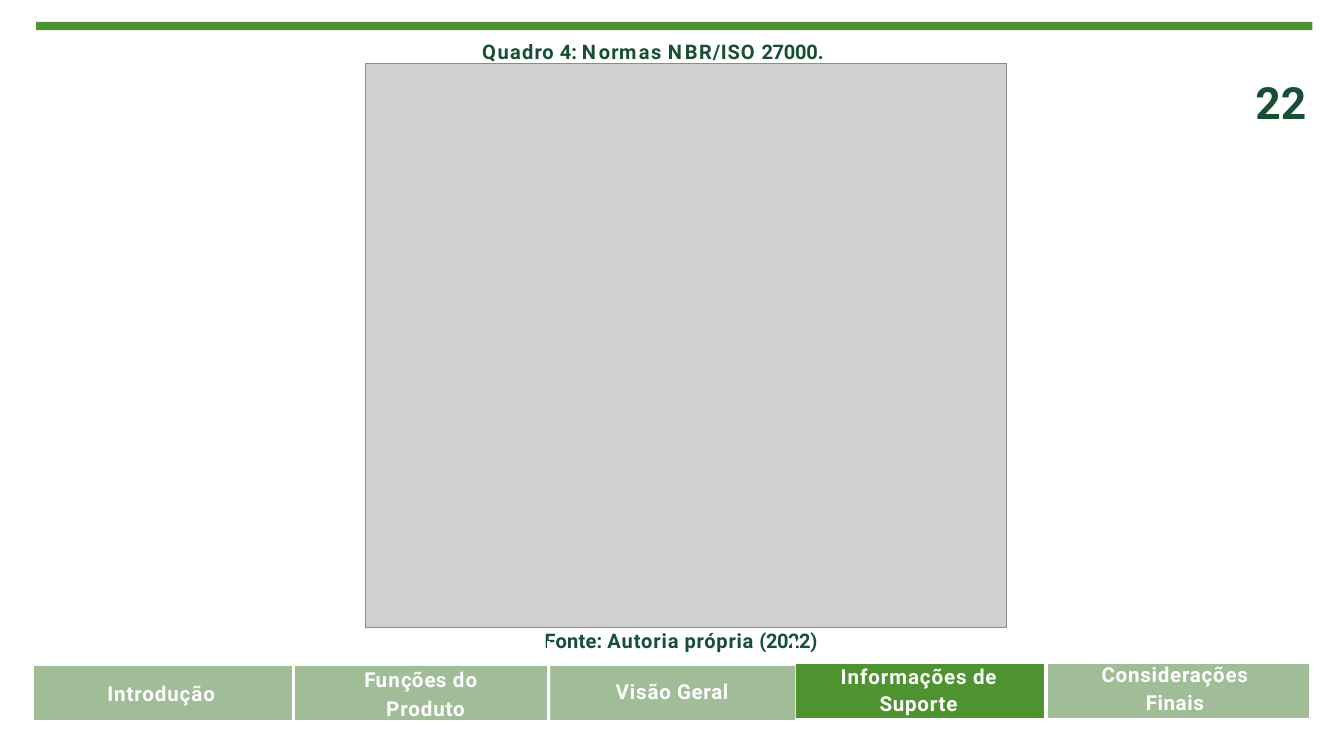
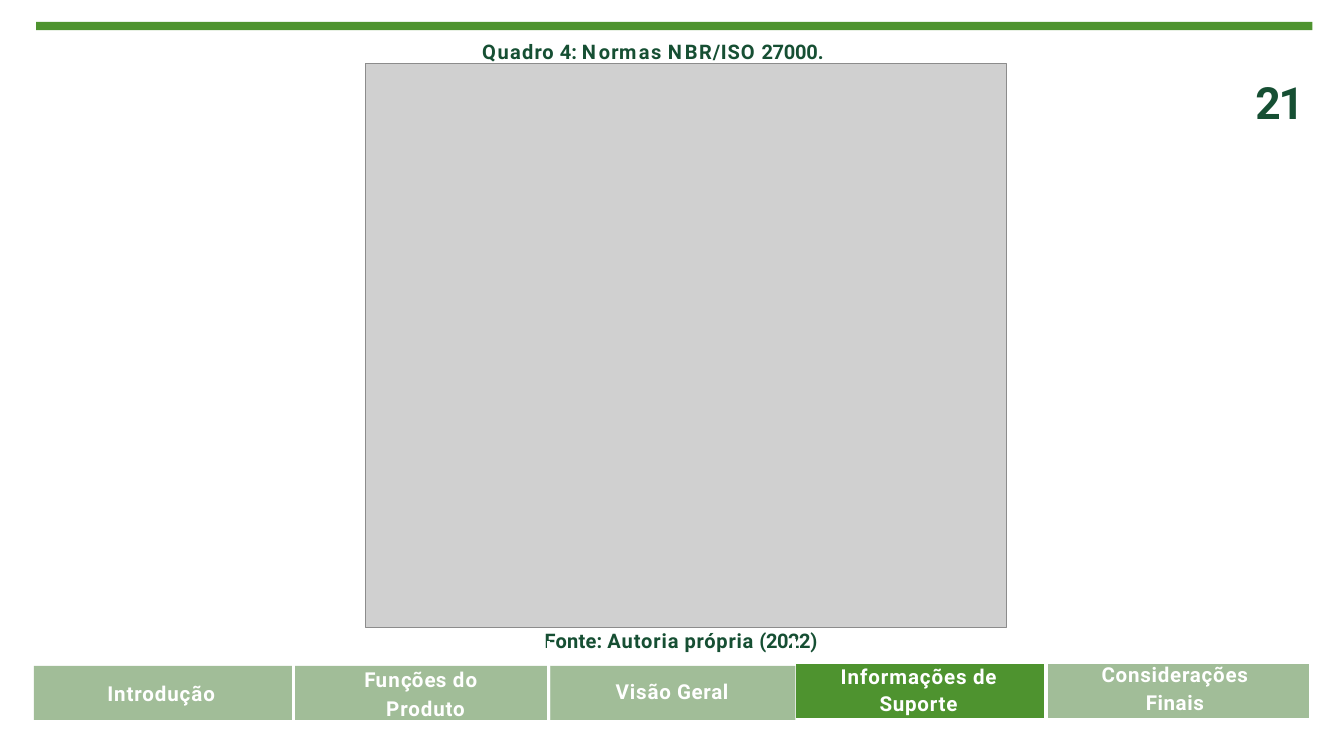
Before and after one commit to MuriloAltoe/PI-DSM-1Sem-Grupo2, a slide deck: slide 21 of Desenvolvimento de Software Multiplataforma Projeto Integrador.pptx (slide 22 before the commit). Drawn at 1344x756 pixels with LibreOffice and Linux fonts; fonts in the diff are those of the drawing; grey boxes stand for pictures. Boxes give left, top, right and bottom in pixels: in the first picture for what was removed or moved away, otherwise in the second. Text is boxed around its words. In the diff, an @@ line names an element or a change of style, - is before the commit and + after.

```diff
--- a/Desenvolvimento de Software Multiplataforma Projeto Integrador.pptx
+++ b/Desenvolvimento de Software Multiplataforma Projeto Integrador.pptx
@@ title at bbox=[1255, 87, 1304, 119]: text changed @@
-22
+21
```
Also in this commit, not shown: 2 other slides changed, 1 slide removed.
